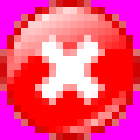
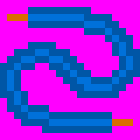
Comparing the layer stacks of the two 140×140 images. Changes:
added layer "wire" above "printed circuit board" over [0, 7, 140, 133]
renamed "error.bmp" to "background", painted on it over [0, 0, 140, 140]
